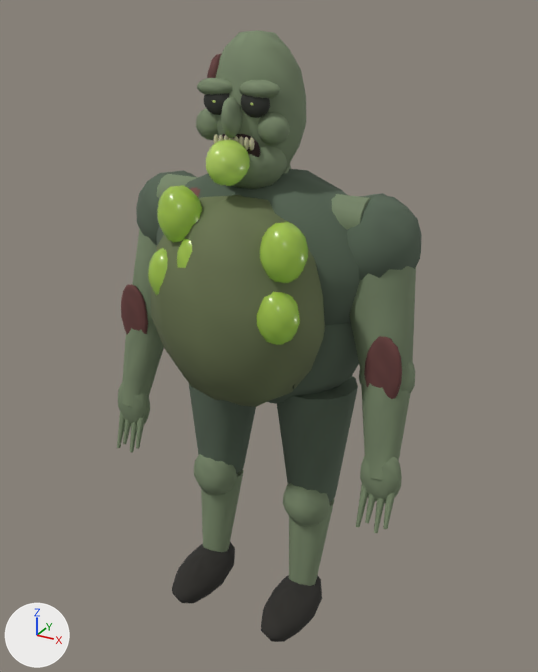
The glTF model public/assets/infected/spitter.glb as it was, and as the next commit left it.
Before and after are seen from a camera (50 mm lens) standing at (1.069, -1.944, 1.967) and looking at (0.024, -0.043, 1.017). Every picture has the same lights, and +X, +Y and +Z are marked at lower left. The older version comes first. Vertices at exactly the same position are counted once.

Before the edit, the objects in view are built like this:
```python
me_mesh_0 = bpy.data.meshes.new('Mesh_0')
me_mesh_0.from_pydata(...)  # 4365 vertices, 8448 faces; spans x -0.52..0.53, y -0.39..0.11, z 0.09..1.91
me_mesh_0.materials.append(mat_tissue)
me_mesh_1 = bpy.data.meshes.new('Mesh_1')
me_mesh_1.from_pydata(...)  # 770 vertices, 1374 faces; spans x -0.48..0.48, y -0.33..0.23, z 0.01..1.55
me_mesh_1.materials.append(mat_tornfabric)
me_mesh_2 = bpy.data.meshes.new('Mesh_2')
me_mesh_2.from_pydata(...)  # 896 vertices, 1728 faces; spans x -0.221..0.271, y -0.363..-0.157, z 1.069..1.747
me_mesh_2.materials.append(mat_eyesandsacs)
ob_eyesandsacs = bpy.data.objects.new('EyesAndSacs', me_mesh_2)
ob_eyesandsacs.location = (0.0, 0.0, 0.0)
ob_tissue = bpy.data.objects.new('Tissue', me_mesh_0)
ob_tissue.location = (0.0, 0.0, 0.0)
ob_tornfabric = bpy.data.objects.new('TornFabric', me_mesh_1)
ob_tornfabric.location = (0.0, 0.0, 0.0)
```
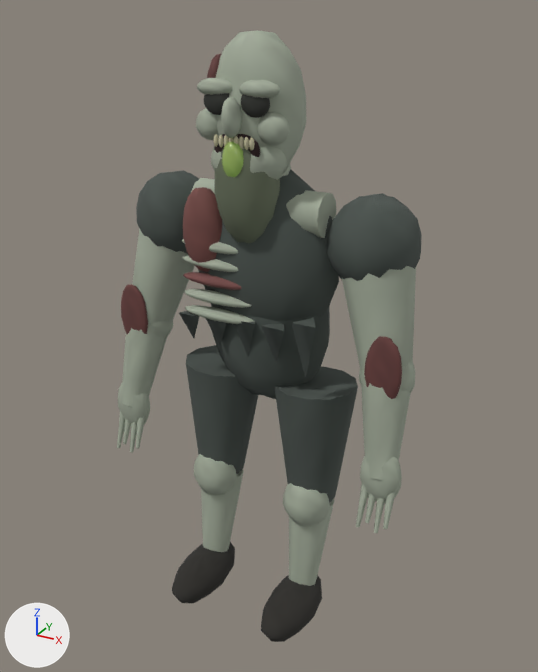
The change, as a list of edits to the scene's bpy script:
```text
Change me_mesh_0:
    used by ob_tissue; location = (0.0, 0.0, 0.0)
    remove me_mesh_0.from_pydata(...)  # 4365 vertices, 8448 faces; spans x -0.52..0.53, y -0.39..0.11, z 0.09..1.91
    add me_mesh_0.from_pydata(...)  # 4561 vertices, 8832 faces; spans x -0.52..0.53, y -0.24..0.11, z 0.09..1.91
    me_mesh_0 part 1: the loose piece of 50 vertices spanning x -0.34..0.34, y -0.11..0.02, z 1.37..1.5 is scaled about its middle by (0.63, 1, 1)
    me_mesh_0 part 2: the loose piece of 98 vertices spanning x -0.23..0.03, y -0.25..-0.19, z 1.3..1.34 is moved by (0.0, 0.08, 0.0)
    me_mesh_0 part 3: the loose piece of 98 vertices spanning x -0.23..0.03, y -0.25..-0.19, z 1.19..1.23 is moved by (0.0, 0.08, 0.0)
    me_mesh_0 part 4: the loose piece of 98 vertices spanning x -0.23..0.03, y -0.25..-0.19, z 1.14..1.17 is moved by (0.0, 0.08, 0.0)
    me_mesh_0 part 5: the loose piece of 98 vertices spanning x -0.23..0.03, y -0.25..-0.19, z 1.08..1.12 is moved by (0.0, 0.08, 0.0)
    me_mesh_0 part 6: 47 vertices moved from x -0.25..0.08, y -0.17..-0.09, z 1.23..1.49 to x -0.21..0.08, y -0.17..-0.09, z 1.23..1.49; 135 vertices removed from x -0.28..0.28, y -0.39..0.0, z 0.86..1.5; 233 vertices added at x -0.23..0.1, y -0.22..-0.04, z 1.24..1.7
    me_mesh_0 part 7: 3950 kept faces spanning x -0.52..0.53, y -0.24..0.11, z 0.09..1.91 get new vertex colours; the middle colour goes from greyish green #778668 to grey #a1aa98
    other edits to the shape of me_mesh_0 do not show in these pictures
Change me_mesh_1:
    used by ob_tornfabric; location = (0.0, 0.0, 0.0)
    remove me_mesh_1.from_pydata(...)  # 770 vertices, 1374 faces; spans x -0.48..0.48, y -0.33..0.23, z 0.01..1.55
    add me_mesh_1.from_pydata(...)  # 770 vertices, 1374 faces; spans x -0.48..0.48, y -0.33..0.14, z 0.01..1.55
    me_mesh_1 part 8: the loose piece of 117 vertices spanning x -0.33..0.33, y -0.22..0.23, z 0.78..1.34 is scaled about its middle by (0.63, 0.63, 1)
    me_mesh_1 part 9: the loose piece of 105 vertices spanning x -0.39..0.39, y -0.24..0.2, z 1.01..1.55 is scaled about its middle by (0.63, 0.63, 1)
    me_mesh_1 part 10: the loose piece of 5 vertices spanning x -0.24..-0.16, y -0.24..-0.17, z 0.99..1.09 is moved by (0.0, 0.08, 0.0)
    me_mesh_1 part 11: the loose piece of 5 vertices spanning x -0.14..-0.06, y -0.24..-0.17, z 0.99..1.09 is moved by (0.0, 0.08, 0.0)
    me_mesh_1 part 12: the loose piece of 6 vertices spanning x -0.04..0.04, y -0.24..-0.17, z 0.98..1.1 is moved by (0.0, 0.08, 0.0)
    me_mesh_1 part 13: the loose piece of 5 vertices spanning x 0.06..0.14, y -0.24..-0.17, z 0.98..1.1 is moved by (0.0, 0.08, 0.0)
    me_mesh_1 part 14: the loose piece of 5 vertices spanning x 0.16..0.24, y -0.24..-0.17, z 0.95..1.13 is moved by (0.0, 0.08, 0.0)
Change me_mesh_2:
    used by ob_eyesandsacs; location = (0.0, 0.0, 0.0)
    remove me_mesh_2.from_pydata(...)  # 896 vertices, 1728 faces; spans x -0.221..0.271, y -0.363..-0.157, z 1.069..1.747
    add me_mesh_2.from_pydata(...)  # 105 vertices, 192 faces; spans x -0.034..0.034, y -0.225..-0.174, z 1.537..1.641
    me_mesh_2 part 15: the loose piece of 105 vertices spanning x -0.054..0.055, y -0.301..-0.157, z 1.529..1.649 is scaled about its middle by (0.618, 0.356, 0.867), then moved by (0.0, 0.029, 0.0)
    me_mesh_2 part 16: 8 loose pieces with 791 vertices, spanning x -0.221..0.271, y -0.363..-0.185, z 1.069..1.747, are deleted
```

Where the change shows, as pixel boxes (x1, y1, x2, y2) in the pictures (538 x 672 px; the box of a moved part takes in the faces that stretch with it):
'TornFabric', reshaped: before (136, 169, 422, 642); after (136, 170, 422, 642)
'EyesAndSacs', reshaped (86% narrower, 85% shorter): before (148, 100, 308, 345); after (222, 141, 244, 177)
part 1 of me_mesh_0, moved or reshaped: before (156, 174, 372, 230); after (191, 178, 337, 238)
part 2 of me_mesh_0, moved or reshaped (not visible before): after (182, 239, 238, 254)
part 3 of me_mesh_0, moved or reshaped (not visible before): after (183, 272, 242, 290)
part 4 of me_mesh_0, moved or reshaped (not visible before): after (184, 289, 252, 308)
part 5 of me_mesh_0, moved or reshaped (not visible before): after (185, 305, 256, 324)
part 6 of me_mesh_0, moved or reshaped: before (151, 188, 325, 407); after (182, 134, 280, 272)
part 7 of me_mesh_0, recoloured (greyish green to grey): (117, 30, 416, 586) in both
part 8 of me_mesh_1, moved or reshaped: before (268, 323, 359, 404); after (211, 303, 330, 399)
part 9 of me_mesh_1, moved or reshaped: before (157, 169, 360, 325); after (198, 170, 339, 321)
part 10 of me_mesh_1, moved or reshaped (not visible before): after (179, 311, 199, 338)
part 11 of me_mesh_1, moved or reshaped (not visible before): after (206, 318, 226, 346)
part 12 of me_mesh_1, moved or reshaped (not visible before): after (235, 321, 255, 356)
part 13 of me_mesh_1, moved or reshaped (not visible before): after (262, 323, 285, 363)
part 14 of me_mesh_1, moved or reshaped (not visible before): after (292, 318, 316, 379)
part 15 of me_mesh_2, moved or reshaped: before (206, 139, 250, 186); after (222, 141, 244, 177)
part 16 of me_mesh_2, deleted (green): before (148, 100, 308, 345)
